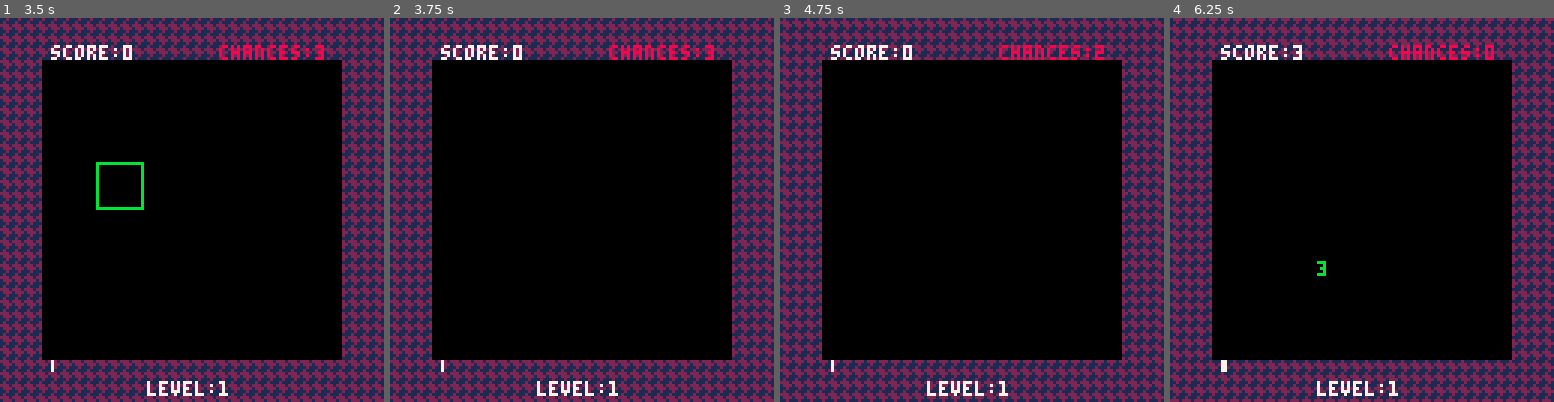
Above: before the commit, frames 1-4 (left to right).
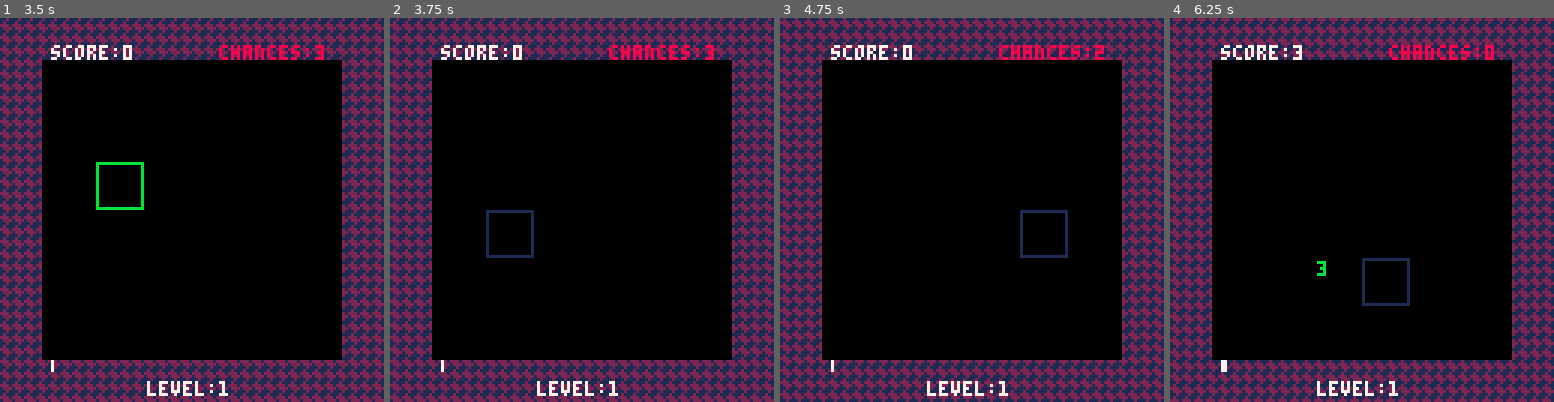
Above: after the commit, the same moments.

Repository: vm70/stratagem
Game: PICO-8 cartridge src/main.p8
The game is run twice, just before and just after one commit, with the same random seed, the same clock (stepped at 60 frames per second) and the same inputs.
Inputs:
- Up to frame 1 (3.5 s): tap X (X key) at 0.33, 1.07, 1.85, 2.97 s; tap O (Z key) at 0.7, 1.7, 2.1, 2.5, 2.9, 3.3 s; hold Right 1.6-2.1 s; hold Up 2.15-2.42 s; hold Right 2.47-3.03 s; hold Left from 3.08 s (still down)
- Up to frame 2 (3.75 s): release Left at 3.58 s; hold Down from 3.63 s (still down); tap O (Z key) at 3.7 s
- Up to frame 3 (4.75 s): release Down at 3.97 s; hold Right 4.02-4.68 s; tap X (X key) at 4.08 s; tap O (Z key) at 4.1, 4.5 s; hold Up from 4.73 s (still down)
- Up to frame 4 (6.25 s): tap O (Z key) every 0.4 s from 4.9 to 6.1 s; release Up at 5.03 s; hold Left 5.08-5.68 s; tap X (X key) at 5.2 s; hold Down 5.73-6.03 s; hold Right from 6.08 s (still down)

Frame 1 is identical in both runs. In frame 2, 0.4% of the frame differs, in the area x 25-38%, y 50-63%; in frame 3, 0.4%; in frame 4, 0.4%.

Commit message:
Move cursor coloring logic to `_draw()`; Fix #32

Diff:
--- a/src/main.lua
+++ b/src/main.lua
@@ -364,16 +364,13 @@
 end
 
 --- draw the cursor on the grid
-function DrawCursor()
+---@param color integer
+function DrawCursor(color)
 	-- fillp(0x33CC)
 	-- -- 0011 -> 3
 	-- -- 0011 -> 3
 	-- -- 1100 -> C
 	-- -- 1100 -> C
-	local color = 7
-	if CartState == STATES.swap_select then
-		color = 11
-	end
 	rect(
 		16 * Player.grid_cursor.x,
 		16 * Player.grid_cursor.y,
@@ -381,6 +378,7 @@
 		16 * Player.grid_cursor.y + 15,
 		color
 	)
+	-- fillp(0)
 end
 
 --- draw the moving game background
@@ -625,6 +623,7 @@
 	menuitem(1, "reset scores", ResetLeaderboard)
 end
 
+-- selene: allow(if_same_then_else)
 function _draw()
 	if CartState == STATES.title_screen then
 		DrawTitleBG()
@@ -632,23 +631,38 @@
 	elseif CartState == STATES.credits then
 		DrawTitleBG()
 		DrawCredits()
-	elseif (CartState == STATES.game_init) or (CartState == STATES.generate_grid) then
-		DrawGameBG()
-		DrawHUD()
-	elseif (CartState == STATES.game_idle) or (CartState == STATES.swap_select) then
-		DrawGameBG()
+	elseif CartState == STATES.game_init then
+		DrawGameBG()
+		DrawHUD()
+	elseif CartState == STATES.generate_grid then
+		DrawGameBG()
+		DrawHUD()
+	elseif CartState == STATES.game_idle then
+		DrawGameBG()
+		DrawHUD()
 		DrawGems()
-		DrawCursor()
-		DrawHUD()
-	elseif (CartState == STATES.player_matching) or (CartState == STATES.fill_grid) then
-		DrawGameBG()
+		DrawCursor(7)
+	elseif CartState == STATES.swap_select then
+		DrawGameBG()
+		DrawHUD()
 		DrawGems()
-		DrawHUD()
+		DrawCursor(11)
+	elseif CartState == STATES.player_matching then
+		DrawGameBG()
+		DrawHUD()
+		DrawGems()
+		DrawCursor(1)
 	elseif CartState == STATES.show_match_points then
 		DrawGameBG()
+		DrawHUD()
 		DrawGems()
-		DrawHUD()
+		DrawCursor(1)
 		DrawMatchPoints()
+	elseif CartState == STATES.fill_grid then
+		DrawGameBG()
+		DrawHUD()
+		DrawGems()
+		DrawCursor(1)
 	elseif CartState == STATES.level_up then
 		DrawGameBG()
 		DrawHUD()
@@ -675,6 +689,7 @@
 
 function _update()
 	if CartState == STATES.title_screen then
+		-- state transitions
 		if btnp(4) then
 			CartState = STATES.game_init
 		elseif btnp(5) then
@@ -683,14 +698,18 @@
 			CartState = STATES.credits
 		end
 	elseif (CartState == STATES.credits) or (CartState == STATES.high_scores) then
+		-- state transitions
 		if btnp(4) or btnp(5) then
 			CartState = STATES.title_screen
 		end
 	elseif CartState == STATES.game_init then
+		-- state actions
 		InitPlayer()
 		InitGrid()
+		-- state transitions
 		CartState = STATES.generate_grid
 	elseif CartState == STATES.generate_grid then
+		-- state actions & transitions
 		if not FillGridHoles() then
 			if not ClearGridMatches(false) then
 				CartState = STATES.game_idle
@@ -698,7 +717,9 @@
 			end
 		end
 	elseif CartState == STATES.game_idle then
+		-- state actions
 		MoveGridCursor()
+		-- state transitions
 		if Player.chances == -1 then
 			Player.chances = 0
 			music(0)
@@ -711,7 +732,9 @@
 			CartState = STATES.swap_select
 		end
 	elseif CartState == STATES.swap_select then
+		-- state actions
 		local swapping_gem = SelectSwapping()
+		-- state transitions
 		if btnp(4) or btnp(5) then
 			CartState = STATES.game_idle
 		elseif swapping_gem ~= nil then
@@ -720,6 +743,9 @@
 			CartState = STATES.player_matching
 		end
 	elseif CartState == STATES.player_matching then
+		-- state actions
+		MoveGridCursor()
+		-- state transitions
 		if ClearGridMatches(true) then
 			FrameCounter = 0
 			CartState = STATES.show_match_points
@@ -728,12 +754,18 @@
 			CartState = STATES.fill_grid
 		end
 	elseif CartState == STATES.show_match_points then
+		-- state actions
+		MoveGridCursor()
+		-- state transitions
 		if FrameCounter == MATCH_FRAMES then
 			CartState = STATES.player_matching
 			FrameCounter = 0
 		end
 		FrameCounter = FrameCounter + 1
 	elseif CartState == STATES.fill_grid then
+		-- state actions
+		MoveGridCursor()
+		-- state actions & transitions
 		if FrameCounter % DROP_FRAMES == 0 then
 			if not FillGridHoles() then
 				CartState = STATES.combo_check
@@ -741,6 +773,7 @@
 		end
 		FrameCounter = FrameCounter + 1
 	elseif CartState == STATES.combo_check then
+		-- state actions & transitions
 		if ClearGridMatches(true) then
 			FrameCounter = 0
 			CartState = STATES.show_match_points
@@ -753,6 +786,7 @@
 			CartState = STATES.game_idle
 		end
 	elseif CartState == STATES.level_up then
+		-- state transitions
 		if FrameCounter == 100 then
 			LevelUp()
 			CartState = STATES.generate_grid
@@ -760,6 +794,7 @@
 		end
 		FrameCounter = FrameCounter + 1
 	elseif CartState == STATES.game_over then
+		-- state actions & transitions
 		if FrameCounter ~= 100 then
 			FrameCounter = FrameCounter + 1
 		elseif btnp(0) or btnp(1) or btnp(2) or btnp(3) or btnp(4) or btnp(5) then
@@ -772,7 +807,9 @@
 			end
 		end
 	elseif CartState == STATES.enter_high_score then
+		-- state actions
 		MoveScoreCursor()
+		-- state transitions
 		if IsDoneEntering() then
 			UpdateLeaderboard()
 			SaveLeaderboard()
